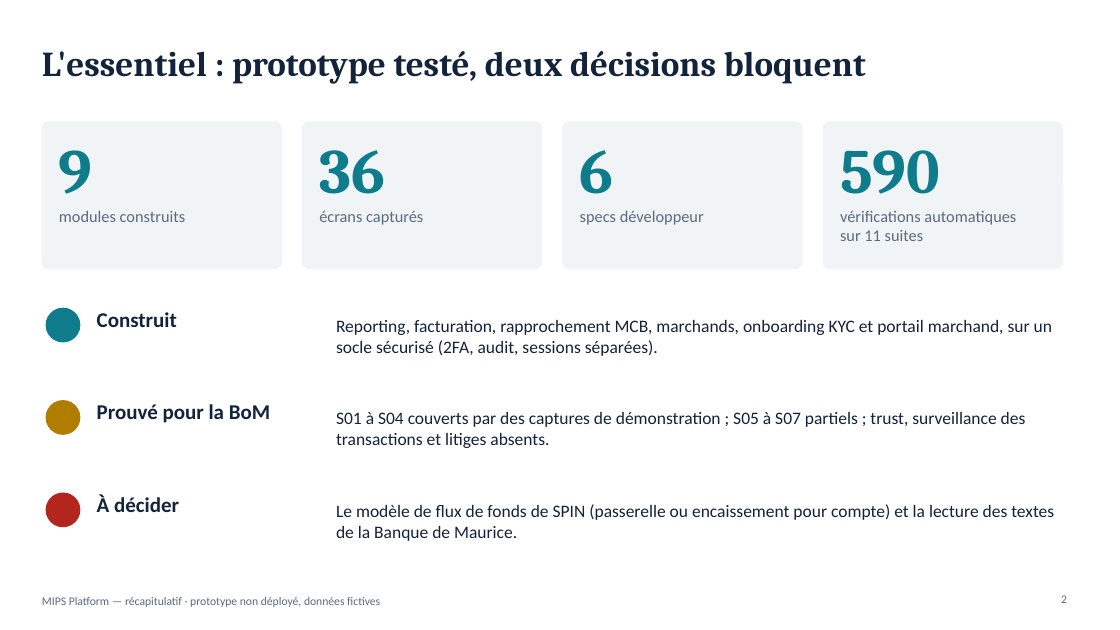
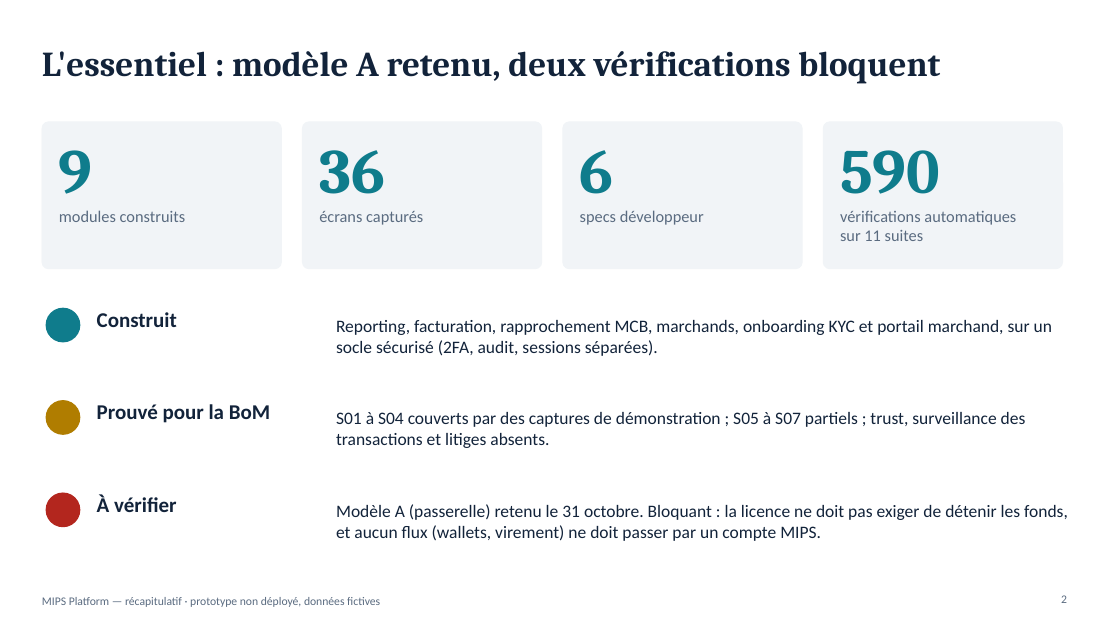
Before and after one commit to fmassonmips/mips-platform, a slide deck: slide 2 of outputs/recap/MIPS-recapitulatif.pptx. Drawn at 1120x630 pixels with LibreOffice and Linux fonts; fonts in the diff are those of the drawing. Boxes give left, top, right and bottom in pixels: in the first picture for what was removed or moved away, otherwise in the second. Text is boxed around its words. In the diff, an @@ line names an element or a change of style, - is before the commit and + after.

```diff
--- a/outputs/recap/MIPS-recapitulatif.pptx
+++ b/outputs/recap/MIPS-recapitulatif.pptx
@@ title at (42, 51, 940, 84): text changed @@
-L'essentiel : prototype testé, deux décisions bloquent
+L'essentiel : modèle A retenu, deux vérifications bloquent
@@ text at (97, 494, 177, 512): text changed @@
-À décider
+À vérifier
@@ text at (336, 504, 1068, 541): text changed @@
-Le modèle de flux de fonds de SPIN (passerelle ou encaissement pour compte) et la lecture des textes de la Banque de Maurice.
+Modèle A (passerelle) retenu le 31 octobre. Bloquant : la licence ne doit pas exiger de détenir les fonds, et aucun flux (wallets, virement) ne doit passer par un compte MIPS.
```
Also in this commit, not shown: 5 other slides changed, 3 other files.
